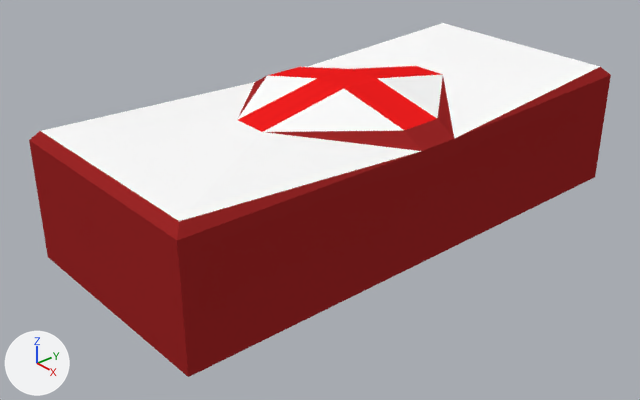
Before and after pictures for a commit that changed the Blender file blend/healkit.blend.
The view is the same before and after, from a 50 mm lens placed at (2.4, -2.22, 1.74), pointed at (0.0, -0.14, 0.13). Every picture has the same lights, and +X, +Y and +Z are marked at lower left.
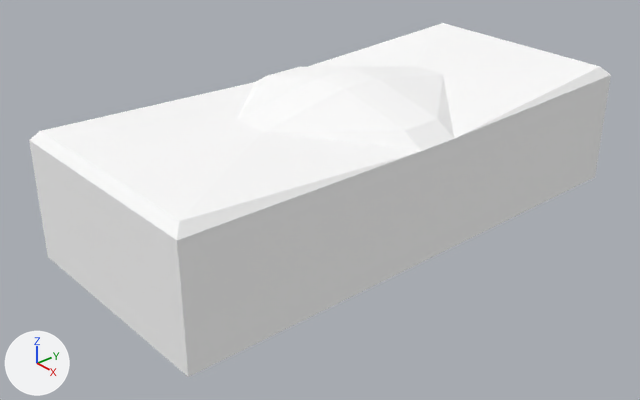
Pixel boxes (x1, y1, x2, y2) of what changed, in the pictures (640 x 400 px):
part 1 of me_cube, recoloured (red to white): (238, 66, 443, 132) in both
part 2 of me_cube, recoloured (red to grey): (29, 67, 611, 377) in both

Edits to the bpy script that builds the scene:
```text
Change me_cube:
    where me_cube.from_pydata(...)  # 28 vertices, 38 faces; spans x -0.26..0.33, y -1.09..1.09, z -0.48..0.48
    used by ob_cube; location = (0.0, 0.0, 0.278); rotation_euler = (0.0, -1.571, 0.0), in degrees (0, -90, 0)
    me_cube part 1: all 5 faces that had it switch from mat_material_001 (red #f21f1f) to mat_material (its picture is missing)
    me_cube part 2: all 23 faces that had it switch from mat_material_002 (red #9e2828) to mat_material (its picture is missing)
```
